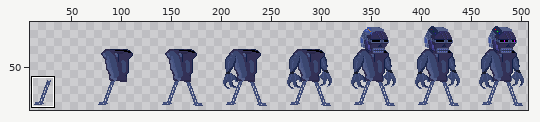
Two states of a sprite sheet, Sprites/EnvironmentReal/Complex/assembly_robot.png. Above: a wide view before the commit, with the close-up outlined.
Close-up. As it was:
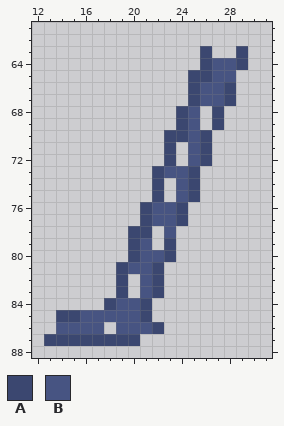
The file is 512x96 pixels. Colours within 5 levels of each other are drawn and written as one. Shown: x 12..31, y 61..88. The wide view leaves out empty margins. The commit also changed other parts of the picture, which this record leaves out.
Palette (. is transparent): A #3b4770  B #475482
Pixels before, first column x 13:
63 .............A..A
64 .............ABBA
65 ............AABB.
66 ............ABBA.
67 ............ABBA.
68 ...........AB.A..
69 ...........AB.A..
70 ..........AABA...
71 ..........A.BA...
72 ..........A.BA...
73 .........ABBA....
74 .........A.BA....
75 .........A.BA....
76 ........ABBA.....
77 ........ABBA.....
78 .......AA.B......
79 .......AB.A......
80 .......ABBA......
81 ......ABBA.......
82 ......A.BA.......
83 ......A.BA.......
84 .....ABBA........
85 .AABBBBBA........
86 .BBBB.BBBA.......
87 AAAAAAAA.........
After the commit:
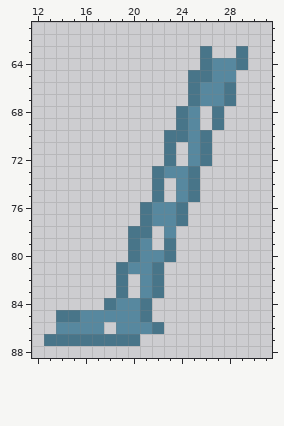
Change:
Colour A changes from #3b4770 to #487589.
Colour B changes from #475482 to #57889f.
